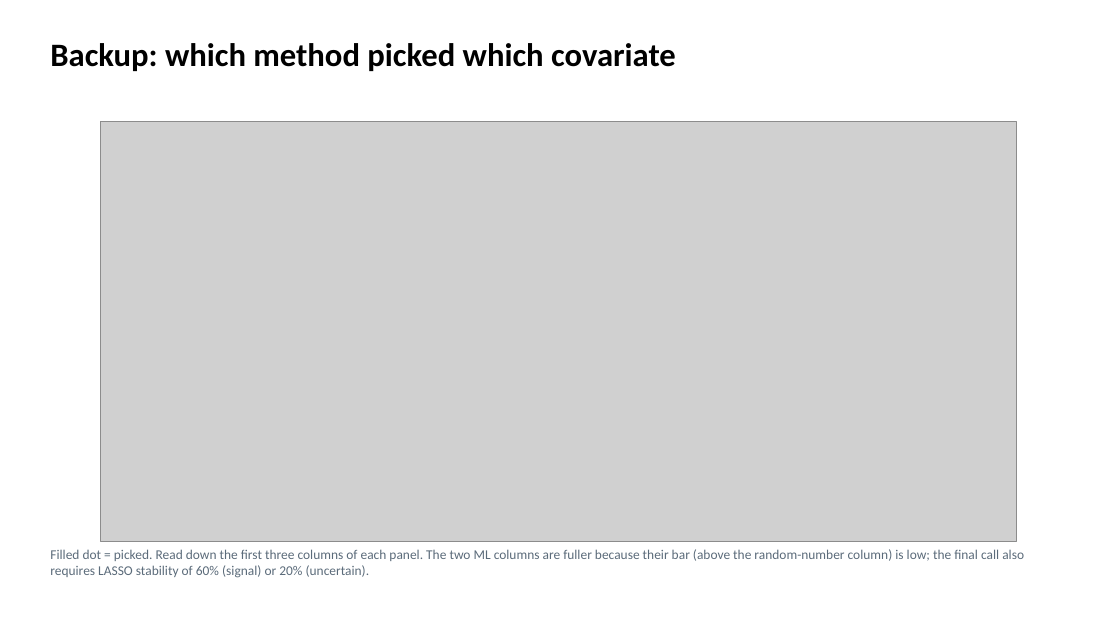
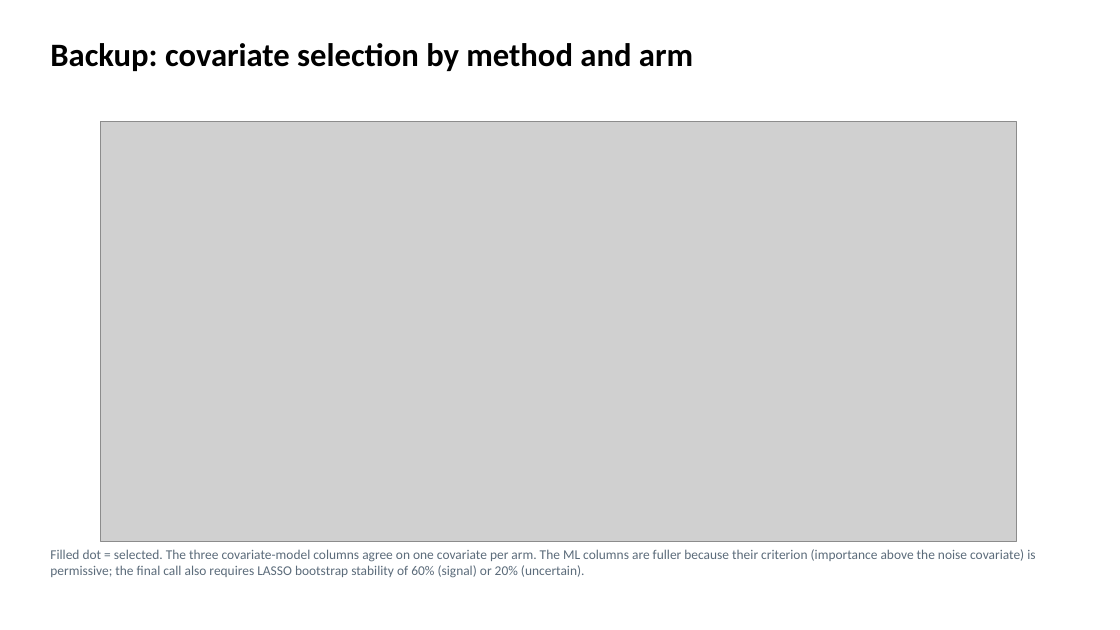
Before and after one commit to euibeom135-cell/acop2026-hackathon-team1, a slide deck: slide 8 of slides/Team1_DM1_slides.pptx. Drawn at 1120x630 pixels with LibreOffice and Linux fonts; fonts in the diff are those of the drawing; grey boxes stand for pictures. Boxes give left, top, right and bottom in pixels: in the first picture for what was removed or moved away, otherwise in the second. Text is boxed around its words. In the diff, an @@ line names an element or a change of style, - is before the commit and + after.

```diff
--- a/slides/Team1_DM1_slides.pptx
+++ b/slides/Team1_DM1_slides.pptx
@@ title at [50, 43, 693, 71]: text changed @@
-Backup: which method picked which covariate
+Backup: covariate selection by method and arm
@@ text at [50, 549, 1035, 578]: text changed @@
-Filled dot = picked. Read down the first three columns of each panel. The two ML columns are fuller because their bar (above the random-number column) is low; the final call also requires LASSO stability of 60% (signal) or 20% (uncertain).
+Filled dot = selected. The three covariate-model columns agree on one covariate per arm. The ML columns are fuller because their criterion (importance above the noise covariate) is permissive; the final call also requires LASSO bootstrap stability of 60% (signal) or 20% (uncertain).
```
Also in this commit, not shown: 8 other slides changed.
